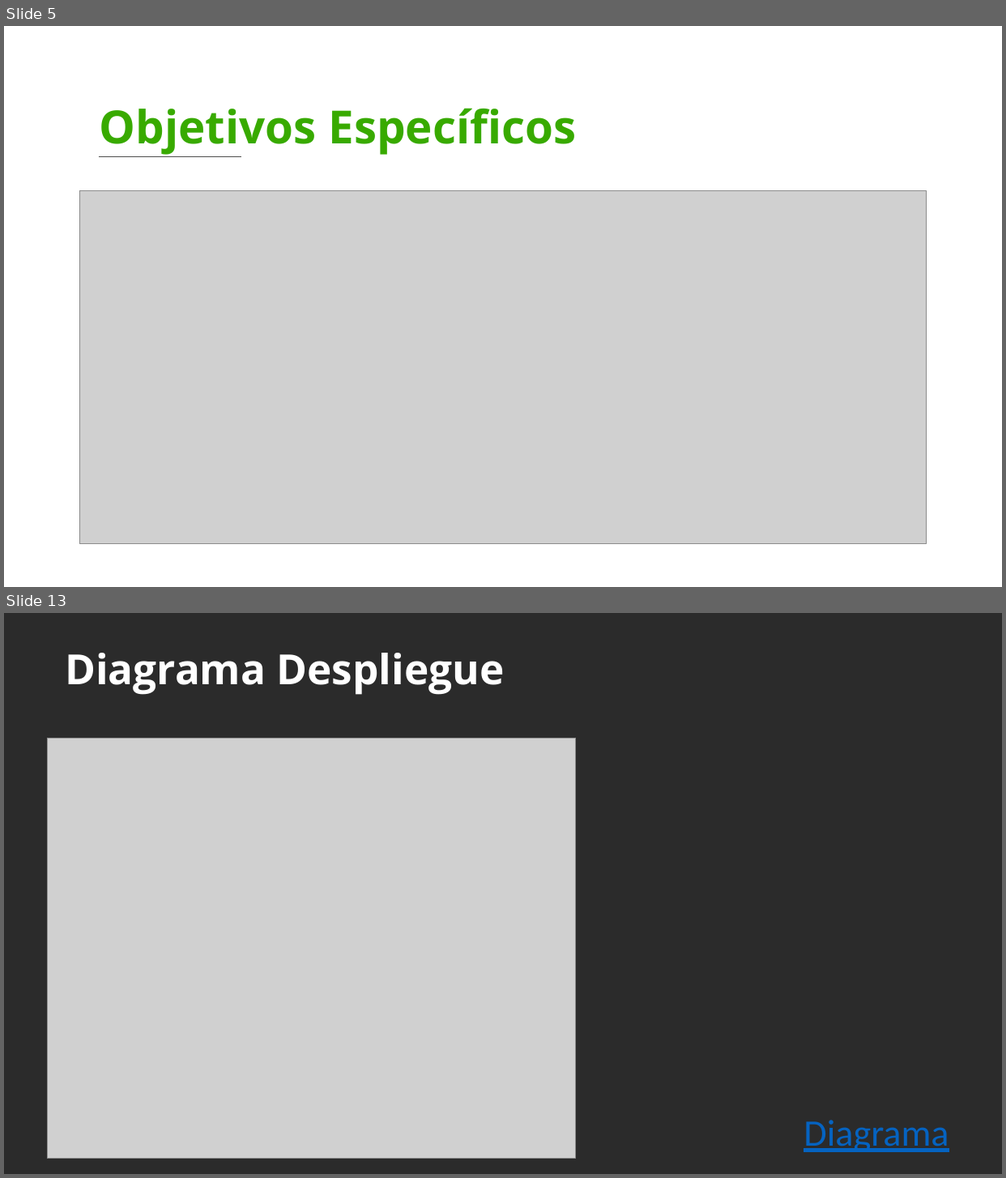
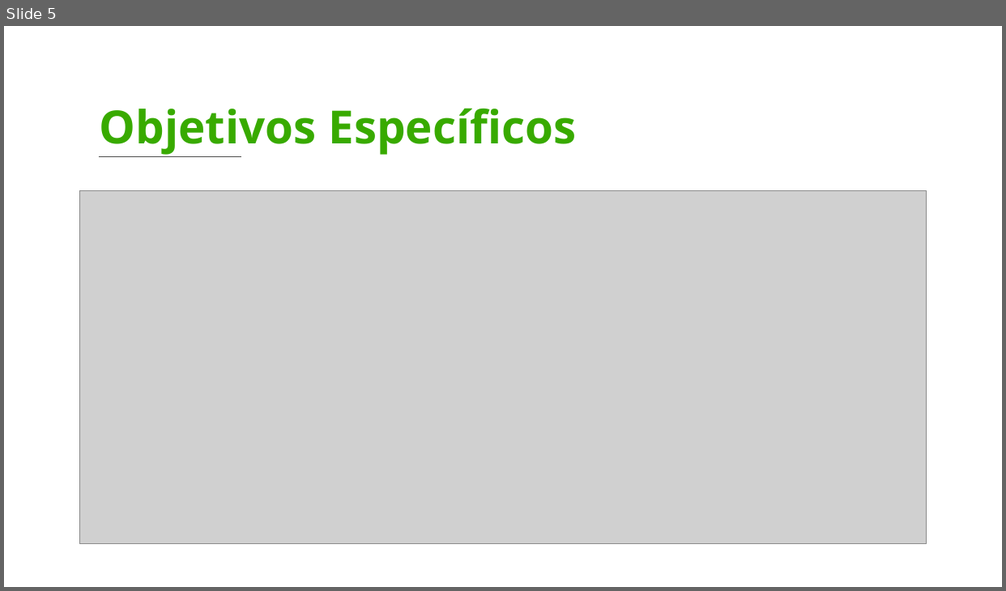
Before and after one commit to BrandonDuv033/Panify, a slide deck: Cuarto Trimestre/Presentación - 4 Trimestre.pptx. Shown one above the other, each under a label of ours: slides 5 and 13 before the commit, slide 5 after it; the slides between them are not shown. The pictures are 1006x1178 and 1006x591 pixels, drawn with LibreOffice and Linux fonts; fonts in the diff are those of the drawing; grey boxes stand for pictures; background and template pictures are left out; a plain dark background stands for a picture behind light text. Boxes give left, top, right and bottom in pixels: in the first picture for what was removed or moved away, otherwise in the second. Text is boxed around its words. In the diff, an @@ line names an element or a change of style, - is before the commit and + after.

```diff
--- a/Cuarto Trimestre/Presentación - 4 Trimestre.pptx
+++ b/Cuarto Trimestre/Presentación - 4 Trimestre.pptx
@@ slide 13 removed at [4,613,1002,1174], background picture (left out) @@
@@ text removed at [65,653,505,695] @@
-Diagrama Despliegue
@@ picture removed at [48,738,576,1159] @@
@@ text removed at [803,1120,948,1152] @@
-Diagrama
```
Also in this commit, not shown: 2 slides changed, 3 slides added, 7 other slides removed.
